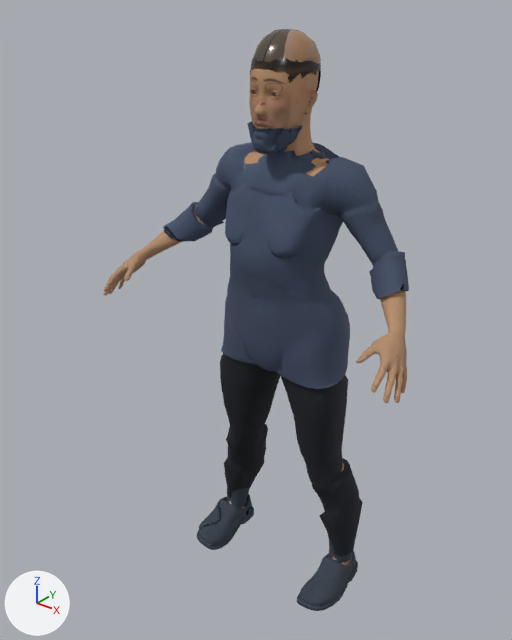
An edit to the glTF model studio/public/assets/characters/char.male-lansia-kemeja/char.male-lansia-kemeja.glb, drawn before and after from the same camera.
Camera for both pictures: a 50 mm camera at (1.1, -1.545, 1.785) aimed at (-0.053, -0.103, 0.891). Every picture has the same lights, and +X, +Y and +Z are marked at lower left. The older version comes first. Vertices at exactly the same position are counted once.

In view in the first picture: 'char.male-lansia-kemeja-mesh'.
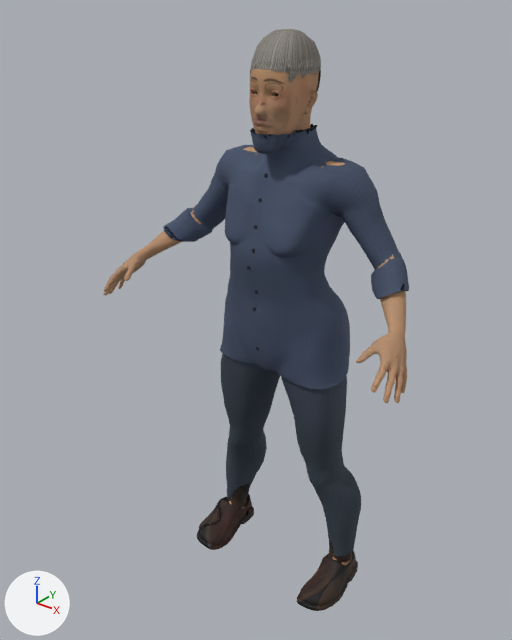
Boxes [x1, y1, x2, y2] around the edits, measured in the pictures (512 x 640 px; the box of a moved part takes in the faces that stretch with it):
'char.male-lansia-kemeja-mesh', surface changed, reshaped: [103, 29, 409, 611] in both
part 1 of me_char_male_lansia_kemeja, moved or reshaped: before [187, 121, 406, 398]; after [187, 124, 404, 398]
part 2 of me_char_male_lansia_kemeja, moved or reshaped: before [224, 424, 363, 555]; after [226, 430, 361, 546]
part 3 of me_char_male_lansia_kemeja, surface changed: before [253, 154, 312, 198]; after [245, 144, 329, 198]

The change, as a list of edits to the scene's bpy script:
```text
Add img_tex27:
    img_tex27 = load_image('tex27', '_unpacked/tex27', 512, 512, 'sRGB')
Add img_tex29:
    img_tex29 = load_image('tex29', '_unpacked/tex29', 512, 512, 'Non-Color')
Add img_tex28:
    img_tex28 = load_image('tex28', '_unpacked/tex28', 512, 512, 'Non-Color')
Change mat_cloth_pants:
    where n2 = _N.new('ShaderNodeTexImage'); n2.name = 'Image Texture'
    n2.image: img_tex6 -> img_tex9
    where n4 = _N.new('ShaderNodeTexImage'); n4.name = 'Image Texture.001'
    n4.image: img_tex7 -> img_tex10
    where n6 = _N.new('ShaderNodeTexImage'); n6.name = 'Image Texture.002'
    n6.image: img_tex8 -> img_tex11
Change mat_cloth_shoes01:
    where n2 = _N.new('ShaderNodeTexImage'); n2.name = 'Image Texture'
    n2.image: img_tex9 -> img_tex12
    where n4 = _N.new('ShaderNodeTexImage'); n4.name = 'Image Texture.001'
    n4.image: img_tex10 -> img_tex13
    where n6 = _N.new('ShaderNodeTexImage'); n6.name = 'Image Texture.002'
    n6.image: img_tex11 -> img_tex14
Change mat_sclera_r:
    where n2 = _N.new('ShaderNodeTexImage'); n2.name = 'Image Texture'
    n2.image: img_tex18 -> img_tex21
    where n4 = _N.new('ShaderNodeTexImage'); n4.name = 'Image Texture.001'
    n4.image: img_tex19 -> img_tex22
    where n6 = _N.new('ShaderNodeTexImage'); n6.name = 'Image Texture.002'
    n6.image: img_tex20 -> img_tex23
Change mat_iris_r:
    where n2 = _N.new('ShaderNodeTexImage'); n2.name = 'Image Texture'
    n2.image: img_tex21 -> img_tex24
    where n5 = _N.new('ShaderNodeTexImage'); n5.name = 'Image Texture.001'
    n5.image: img_tex22 -> img_tex25
    where n7 = _N.new('ShaderNodeTexImage'); n7.name = 'Image Texture.002'
    n7.image: img_tex23 -> img_tex26
Change mat_hair:
    where n4 = _N.new('ShaderNodeTexImage'); n4.name = 'Image Texture'
    n4.image: img_tex24 -> img_tex27
    where n7 = _N.new('ShaderNodeTexImage'); n7.name = 'Image Texture.001'
    n7.image: img_tex25 -> img_tex28
    where n9 = _N.new('ShaderNodeTexImage'); n9.name = 'Image Texture.002'
    n9.image: img_tex26 -> img_tex29
Add mat_cloth_shirt_long_trim:
    mat_cloth_shirt_long_trim = bpy.data.materials.new('cloth-shirt-long-trim')
    # uses the picture img_tex6
    # uses the picture img_tex7
    # uses the picture img_tex8
Change me_char_male_lansia_kemeja:
    used by ob_char_male_lansia_kemeja_mesh; location = (0.0, 0.0, 0.0)
    remove me_char_male_lansia_kemeja.from_pydata(...)  # 21436 vertices, 41933 faces; spans x -0.5..0.5, y -0.32..0.12, z -0.01..1.67
    add me_char_male_lansia_kemeja.from_pydata(...)  # 21606 vertices, 42119 faces; spans x -0.5..0.5, y -0.32..0.13, z -0.01..1.67
    me_char_male_lansia_kemeja part 1: 570 vertices moved from x -0.36..0.36, y -0.18..0.12, z 0.72..1.45 to x -0.36..0.36, y -0.18..0.11, z 0.72..1.44; 1064 vertices removed from x -0.39..0.36, y -0.18..0.12, z 0.72..1.45; 1154 vertices added at x -0.39..0.35, y -0.18..0.12, z 0.71..1.44
    me_char_male_lansia_kemeja part 2: 94 vertices moved from x -0.26..0.26, y -0.09..0.08, z 0.22..0.42 to x -0.26..0.26, y -0.08..0.08, z 0.21..0.41; 6 vertices removed from x -0.25..0.25, y -0.03..-0.02, z 0.12; 6 vertices added at x -0.25..0.25, y -0.04..-0.02, z 0.12
    me_char_male_lansia_kemeja part 3: 5 kept faces spanning x -0.11..0.11, y -0.13..0.01, z 1.28..1.4 get new texture (UV) coordinates
    other edits to the shape of me_char_male_lansia_kemeja do not show in these pictures
    add me_char_male_lansia_kemeja.materials.append(mat_cloth_shirt_long_trim)
```
